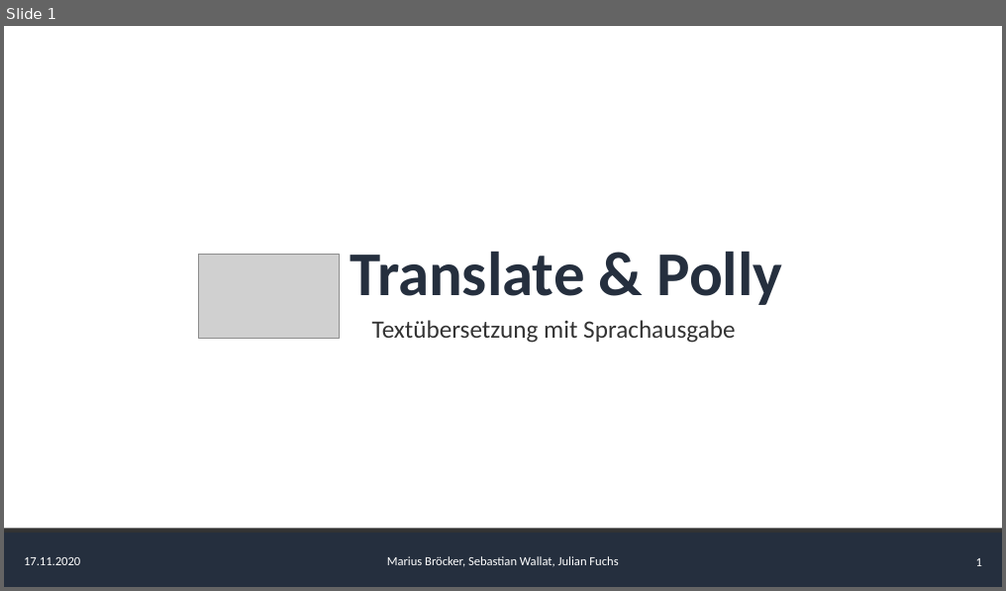
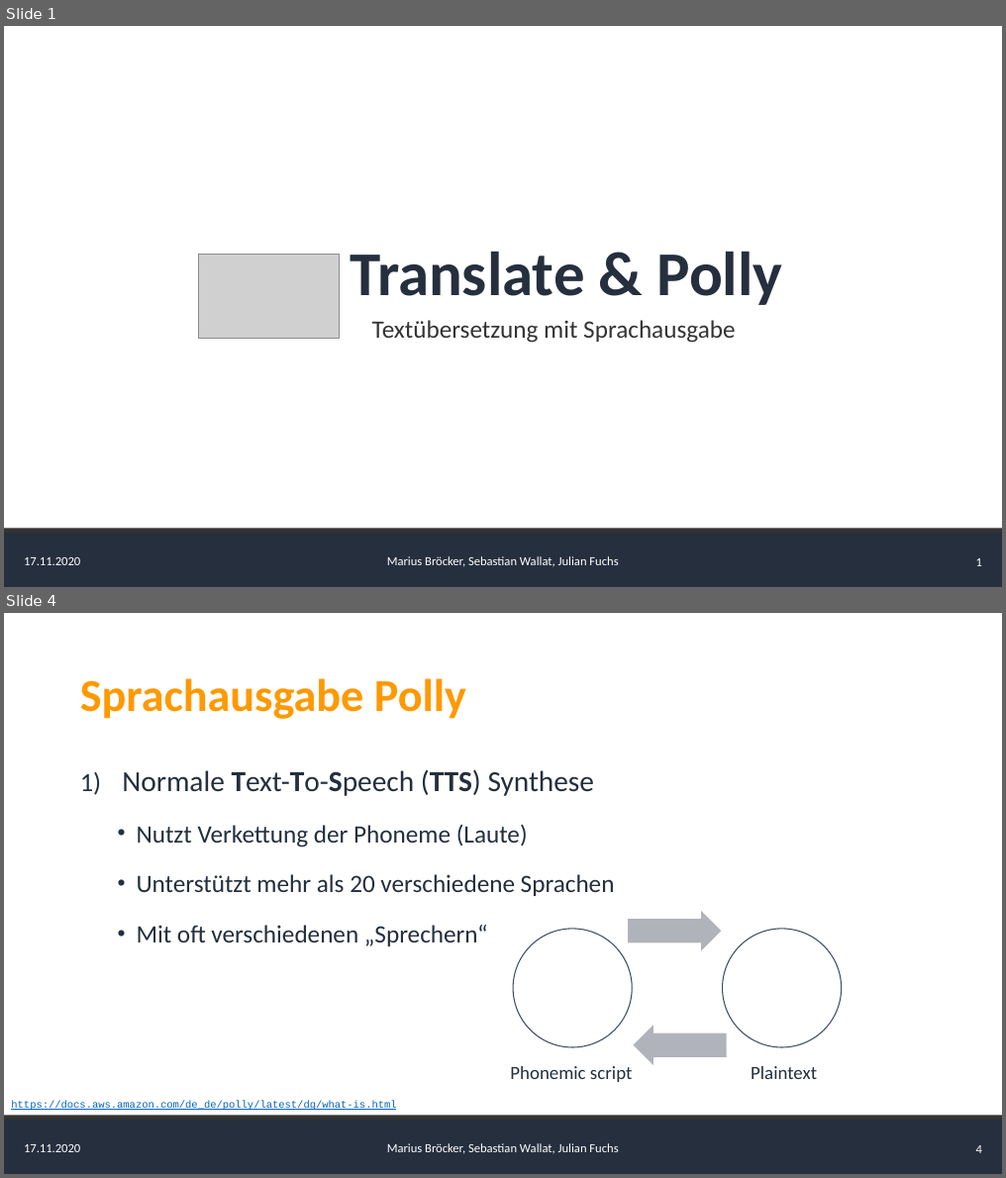
Before and after one commit to AlgorithmicEntropy/AWS_Translate_Polly, a slide deck: presentation/Presentation.pptx. Shown one above the other, each under a label of ours: slide 1 before the commit, slides 1 and 4 after it; the slides between them are not shown. The pictures are 1006x591 and 1006x1178 pixels, drawn with LibreOffice and Linux fonts; fonts in the diff are those of the drawing; grey boxes stand for pictures. Boxes give left, top, right and bottom in pixels: in the first picture for what was removed or moved away, otherwise in the second. Text is boxed around its words. In the diff, an @@ line names an element or a change of style, - is before the commit and + after.

Commit message:
first draft, pages about polly and translate

```diff
--- a/presentation/Presentation.pptx
+++ b/presentation/Presentation.pptx
@@ slide 4 added at (4, 613, 1002, 1174), background #FFFFFF; not listed: 5 template elements that a slide beside it also shows @@
@@ title added at (80, 678, 466, 719), 44 pt, text #FF9900, bold @@
+Sprachausgabe Polly
@@ text added at (122, 769, 615, 947), 24 pt, text #232F3E @@
+1) Normale Text-To-Speech (TTS) Synthese
+  • Nutzt Verkettung der Phoneme (Laute)
+  • Unterstützt mehr als 20 verschiedene Sprachen
+  • Mit oft verschiedenen „Sprechern“
@@ group added at (510, 911, 842, 1082): 2 ellipses, 2 right arrows, 2 texts @@
+Phonemic script
+Plaintext
@@ text added at (11, 1100, 396, 1110), 10 pt, text #0563C1, underline @@
+https://docs.aws.amazon.com/de_de/polly/latest/dg/what-is.html
```
Also in this commit, not shown: 4 other slides added.
